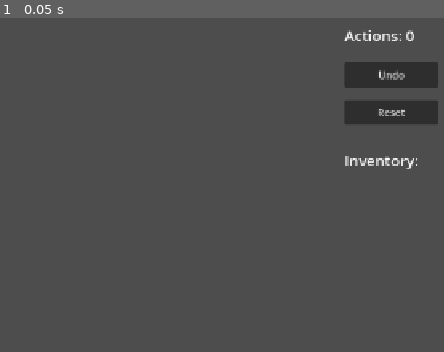
Above: before the commit, frame 1.
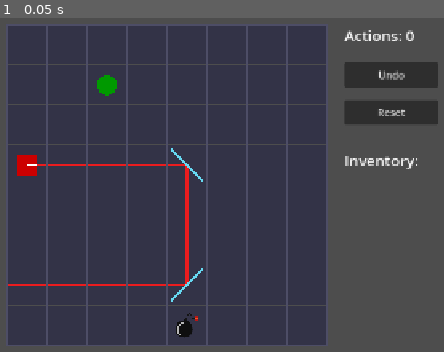
Above: after the commit, the same moment.

Repository: Tortiz-CSUF/laser-mirror-puzzle
Game: Godot game, scene res://Scenes/game_board.tscn
The game is run twice, just before and just after one commit, with the same random seed, the same clock (stepped at 60 frames per second) and the same inputs.
Inputs:
- Up to frame 1 (0.05 s): no input

The runs differ from the first frame. In frame 1, 69% of the frame differs, in the area x 1-74%, y 1-99%.
Error before the commit: Parse Error: Expected indented block after function declaration. (res://Scripts/game_board.gd:573)

Commit message:
laser-mirror-puzzle-Interim_3

Diff:
--- a/Scripts/game_board.gd
+++ b/Scripts/game_board.gd
@@ -571,12 +571,29 @@
 
 
 func _piece_short_name(data: Dictionary) -> String:
-
-
+	match data["type"]:
+		GameData.PieceType.MIRROR_STATIC_SINGLE: return "S1"
+		GameData.PieceType.MIRROR_STATIC_DOUBLE: return "S2"
+		GameData.PieceType.MIRROR_ROTATE_SINGLE: return "R1"
+		GameData.PieceType.MIRROR_ROTATE_DOUBLE: return "R2"
+		GameData.PieceType.MIRROR_SLIDE_H: return "SH"
+		GameData.PieceType.MIRROR_SLIDE_V: return "SV"
+	return "?"
 
 
 func _select_inventory(index: int):
-
+	if selected_inventory_index == index:
+		selected_inventory_index = -1
+	else:
+		selected_inventory_index = index
+	_highlight_selected()
 
 
 func _highlight_selected():
+	var bar := $UI/InventroyBar
+	for i in range(bar.get_child_count()):
+		var btn: Button = bar.get_child(i)
+		if i == selected_inventory_index:
+			btn.modulate = Color(0.5, 1.0, 0.5)
+		else:
+			btn.modulate = Color.WHITE
